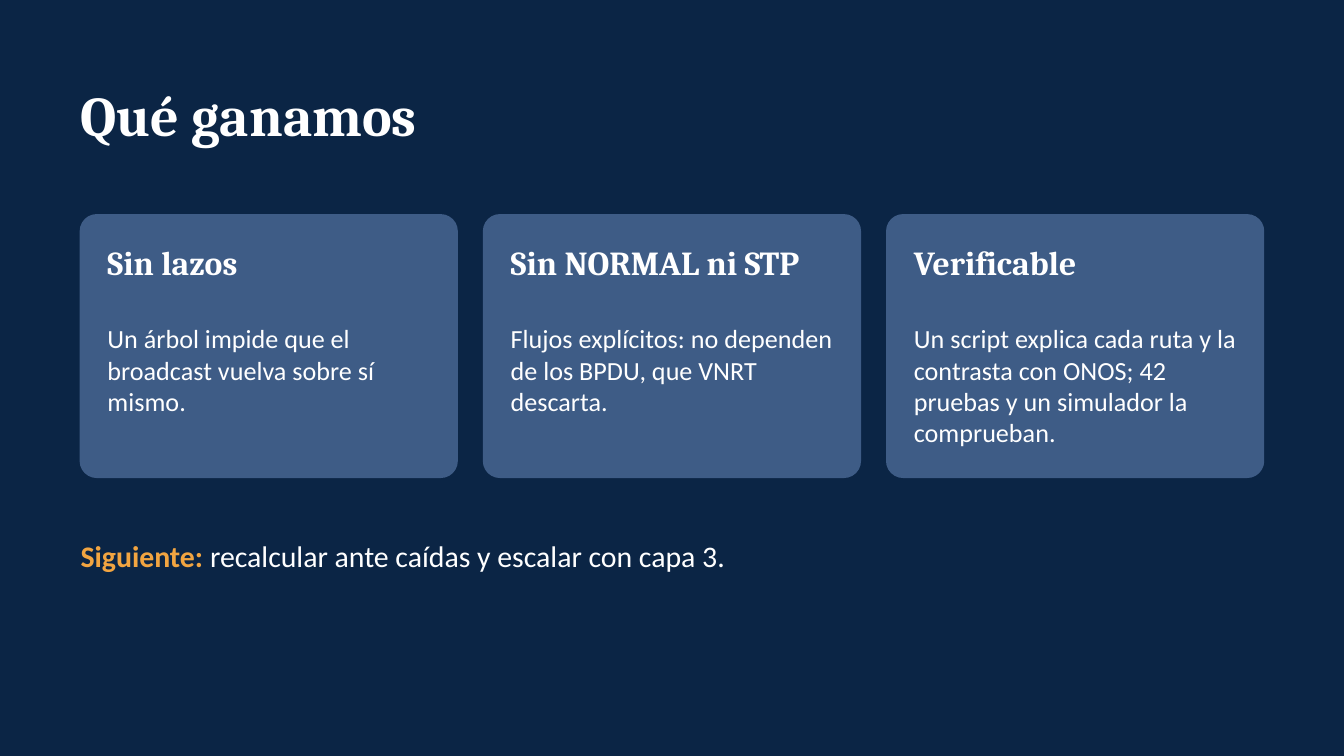
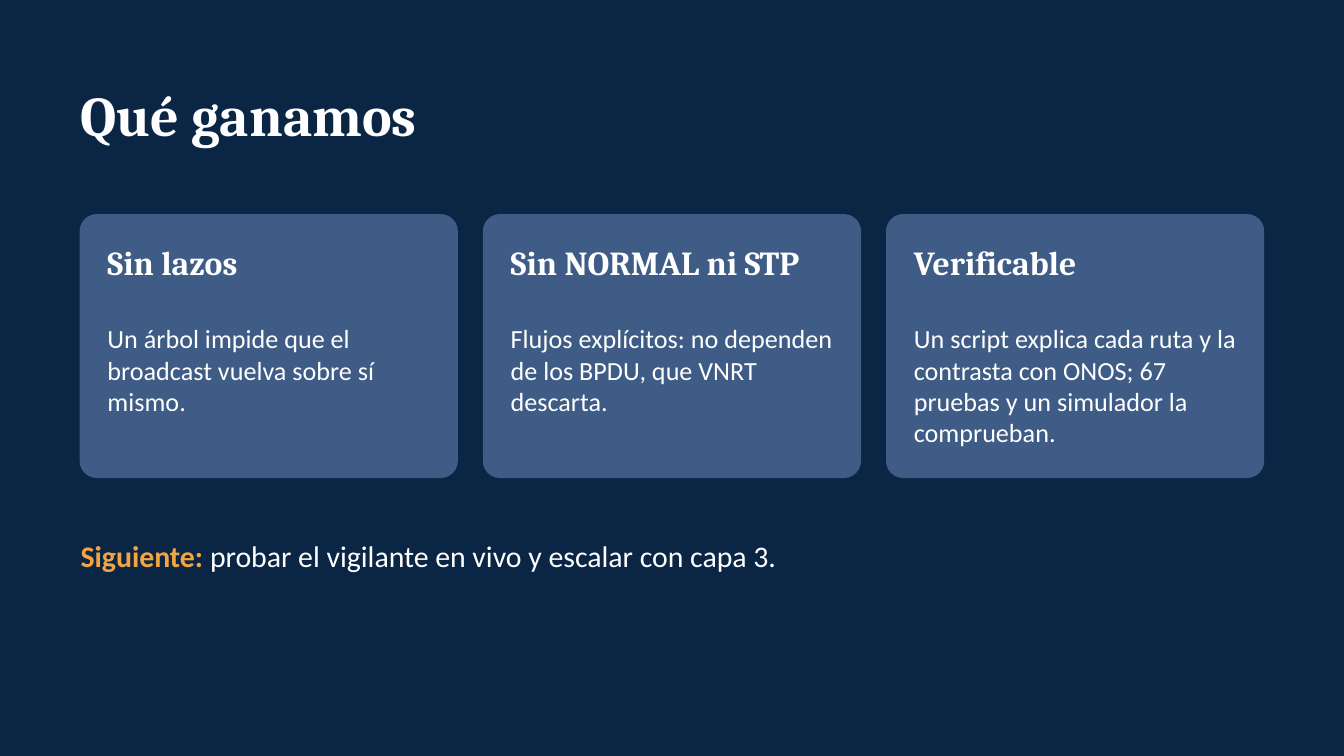
Before and after one commit to SergioAnderson123/proyecto-sdn, a slide deck: slide 13 of docs/Reenvio_proactivo_sin_STP.pptx (slide 11 before the commit). Drawn at 1344x756 pixels with LibreOffice and Linux fonts; fonts in the diff are those of the drawing. Boxes give left, top, right and bottom in pixels: in the first picture for what was removed or moved away, otherwise in the second. Text is boxed around its words. In the diff, an @@ line names an element or a change of style, - is before the commit and + after.

Commit message:
R2: el vigilante tolera NOACTION como descarte y escribe que flujos exactos difieren; presentacion con la caida de un cable y cuando el vigilante no actua

```diff
--- a/docs/Reenvio_proactivo_sin_STP.pptx
+++ b/docs/Reenvio_proactivo_sin_STP.pptx
@@ text at [914, 330, 1236, 446]: text changed @@
-Un script explica cada ruta y la contrasta con ONOS; 42 pruebas y un simulador la comprueban.
+Un script explica cada ruta y la contrasta con ONOS; 67 pruebas y un simulador la comprueban.
@@ text at [81, 546, 776, 572]: text changed @@
-Siguiente: recalcular ante caídas y escalar con capa 3.
+Siguiente: probar el vigilante en vivo y escalar con capa 3.
```
Also in this commit, not shown: 2 other slides changed, 2 slides added, 4 other files.
